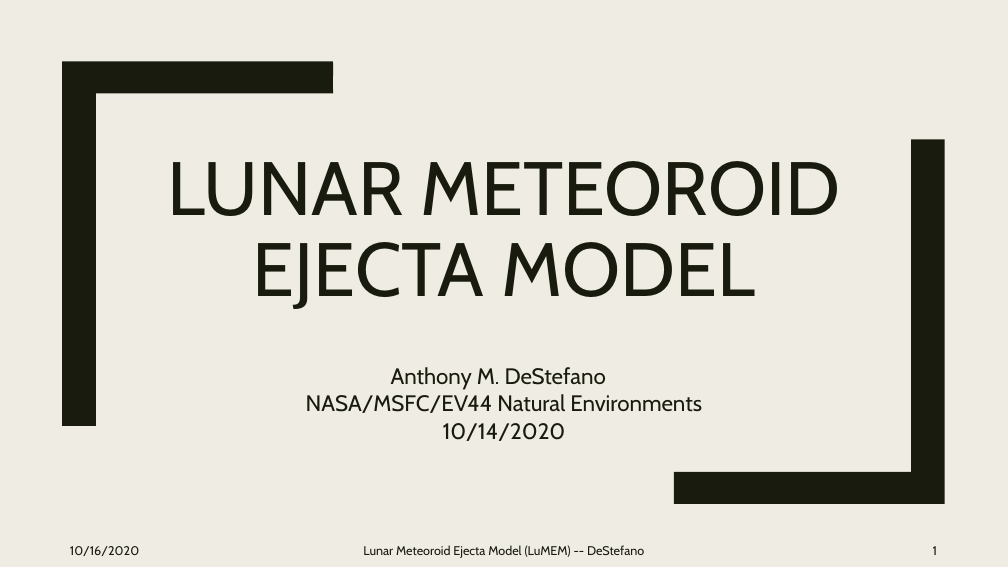
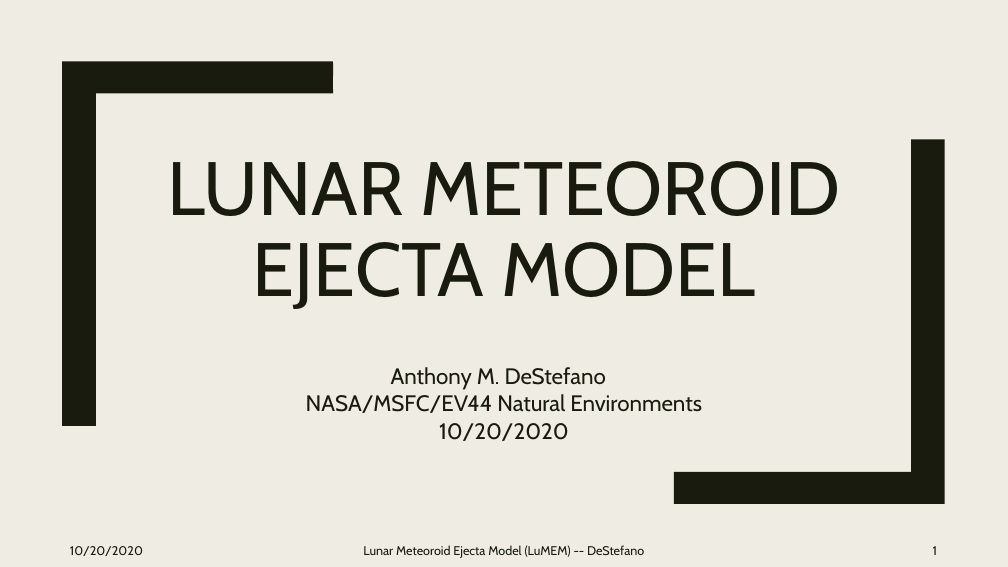
Before and after one commit to pmbremner/LunarEjecta, a slide deck: slide 1 of Presentation/Lunar_Secondary_Ejecta_Model.pptx. Drawn at 1008x567 pixels with LibreOffice and Linux fonts; fonts in the diff are those of the drawing. Boxes give left, top, right and bottom in pixels: in the first picture for what was removed or moved away, otherwise in the second. Text is boxed around its words. In the diff, an @@ line names an element or a change of style, - is before the commit and + after.

```diff
--- a/Presentation/Lunar_Secondary_Ejecta_Model.pptx
+++ b/Presentation/Lunar_Secondary_Ejecta_Model.pptx
@@ subtitle at (439, 423, 569, 441): text changed @@
-10/14/2020
+10/20/2020
@@ text at (70, 546, 143, 556): text changed @@
-10/16/2020
+10/20/2020
```
Also in this commit, not shown: 11 other slides changed, 1 slide added.
